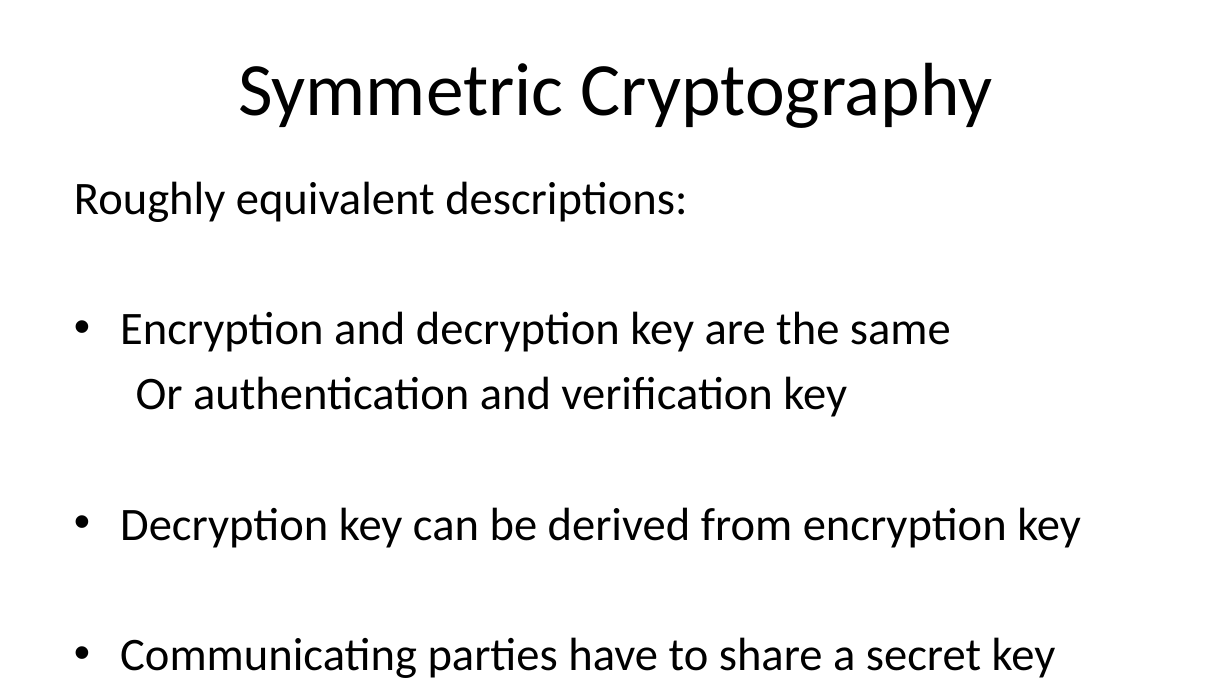
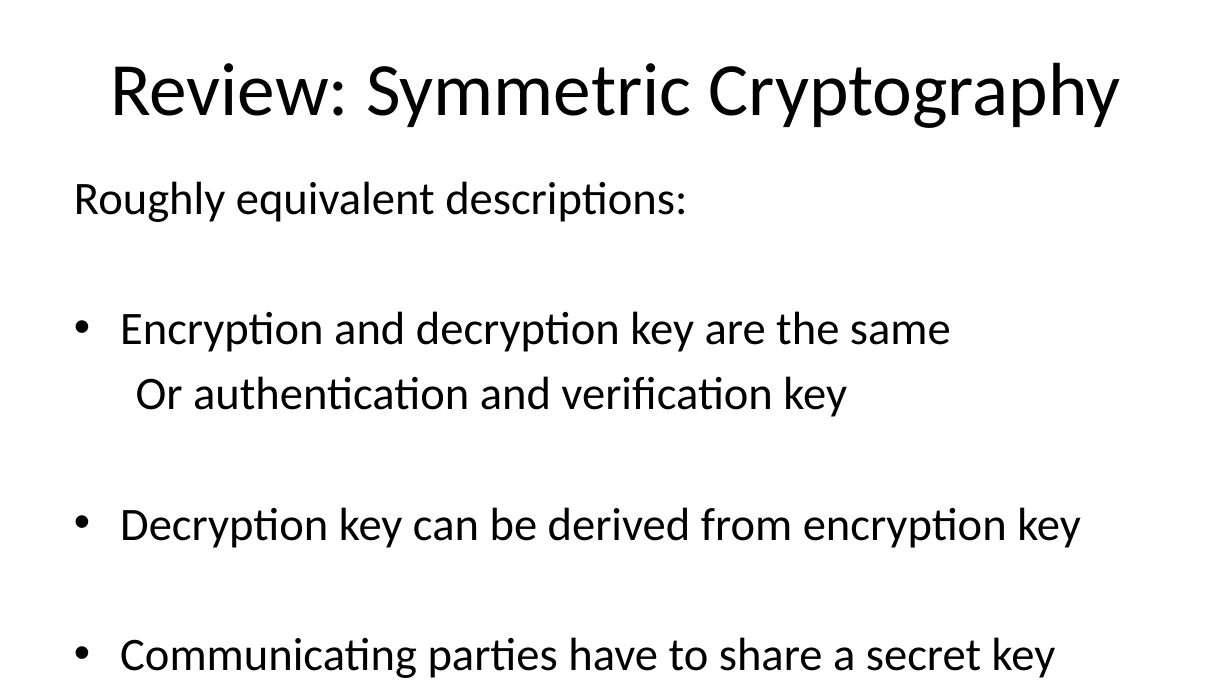
Before and after one commit to noise-lab/security-course, a slide deck: slide 2 of fall2016/lectures/6-PublicKey.pptx. Drawn at 1232x693 pixels with LibreOffice and Linux fonts; fonts in the diff are those of the drawing. Boxes give left, top, right and bottom in pixels: in the first picture for what was removed or moved away, otherwise in the second. Text is boxed around its words. In the diff, an @@ line names an element or a change of style, - is before the commit and + after.

```diff
--- a/fall2016/lectures/6-PublicKey.pptx
+++ b/fall2016/lectures/6-PublicKey.pptx
@@ title at [110, 62, 1120, 128]: text changed @@
-Symmetric Cryptography
+Review: Symmetric Cryptography
```
Also in this commit, not shown: 31 other slides changed, 5 slides added, 4 slides removed, 1 other file.
